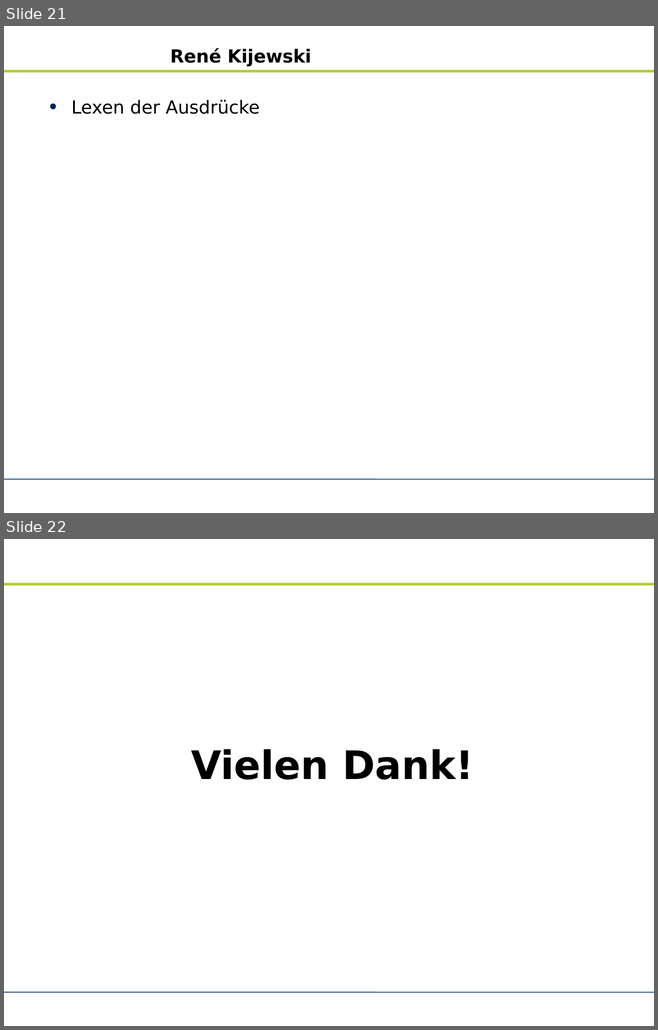
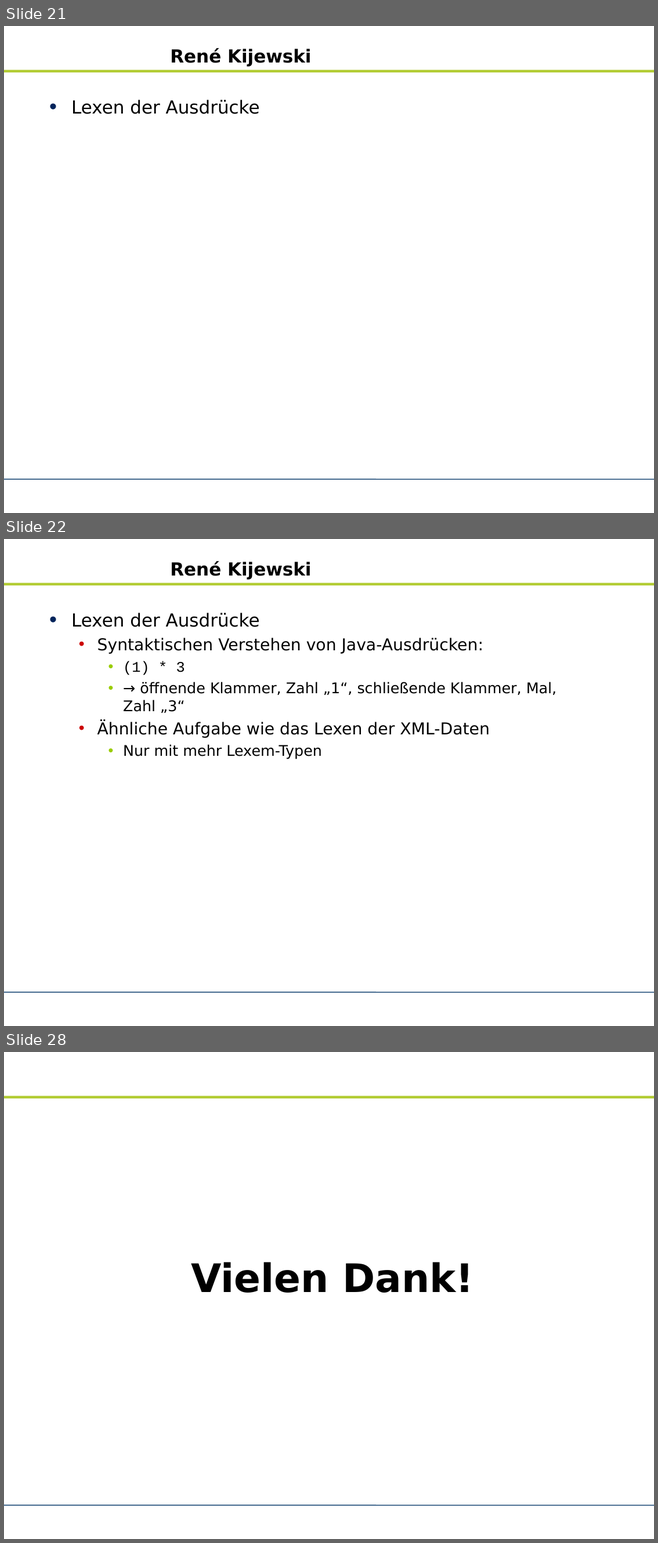
Before and after one commit to zhongxinhua/sose10-swp-uebersetzerbau, a slide deck: trunk/dokumentation/rk-kundenpraesentation.odp. Shown one above the other, each under a label of ours: slides 21 and 22 before the commit, slides 21, 22 and 28 after it; the slides between them are not shown. The pictures are 658x1030 and 658x1543 pixels, drawn with LibreOffice and Linux fonts; fonts in the diff are those of the drawing; background and template pictures are left out. Boxes give left, top, right and bottom in pixels: in the first picture for what was removed or moved away, otherwise in the second. Text is boxed around its words. In the diff, an @@ line names an element or a change of style, - is before the commit and + after.

```diff
--- a/trunk/dokumentation/rk-kundenpraesentation.odp
+++ b/trunk/dokumentation/rk-kundenpraesentation.odp
@@ slide 22 added at bbox=[4, 539, 654, 1026], background #FFFFFF; not listed: 2 template elements that a slide beside it also shows @@
@@ title added at bbox=[170, 561, 311, 580], 22 pt, text #000000, bold @@
+René Kijewski
@@ text added at bbox=[71, 613, 557, 759], 18 pt, text #000000 @@
+• Lexen der Ausdrücke
+  • Syntaktischen Verstehen von Java-Ausdrücken:
+    • (1) * 3
+    • → öffnende Klammer, Zahl „1“, schließende Klammer, Mal, Zahl „3“
+  • Ähnliche Aufgabe wie das Lexen der XML-Daten
+    • Nur mit mehr Lexem-Typen
@@ what was slide 22 is now slide 28 @@
```
Also in this commit, not shown: 1 slide changed, 5 other slides added, 7 other files.
